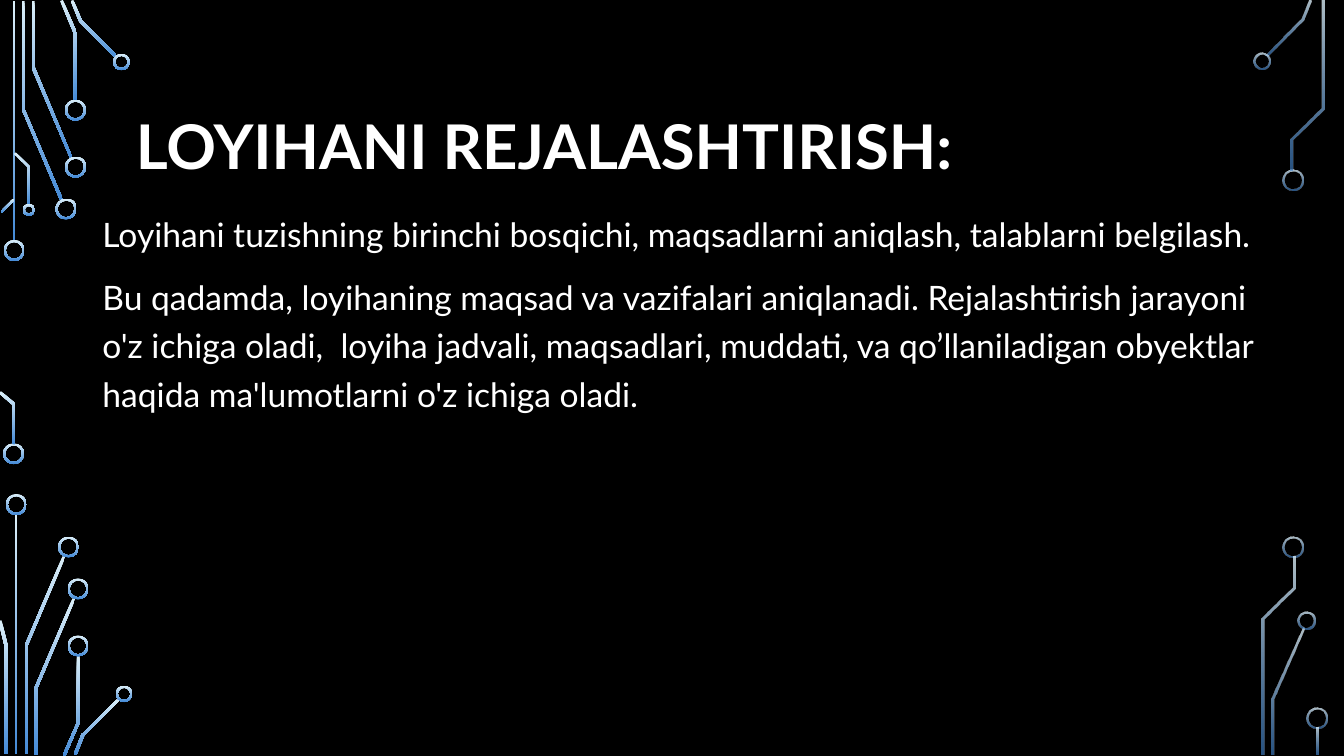
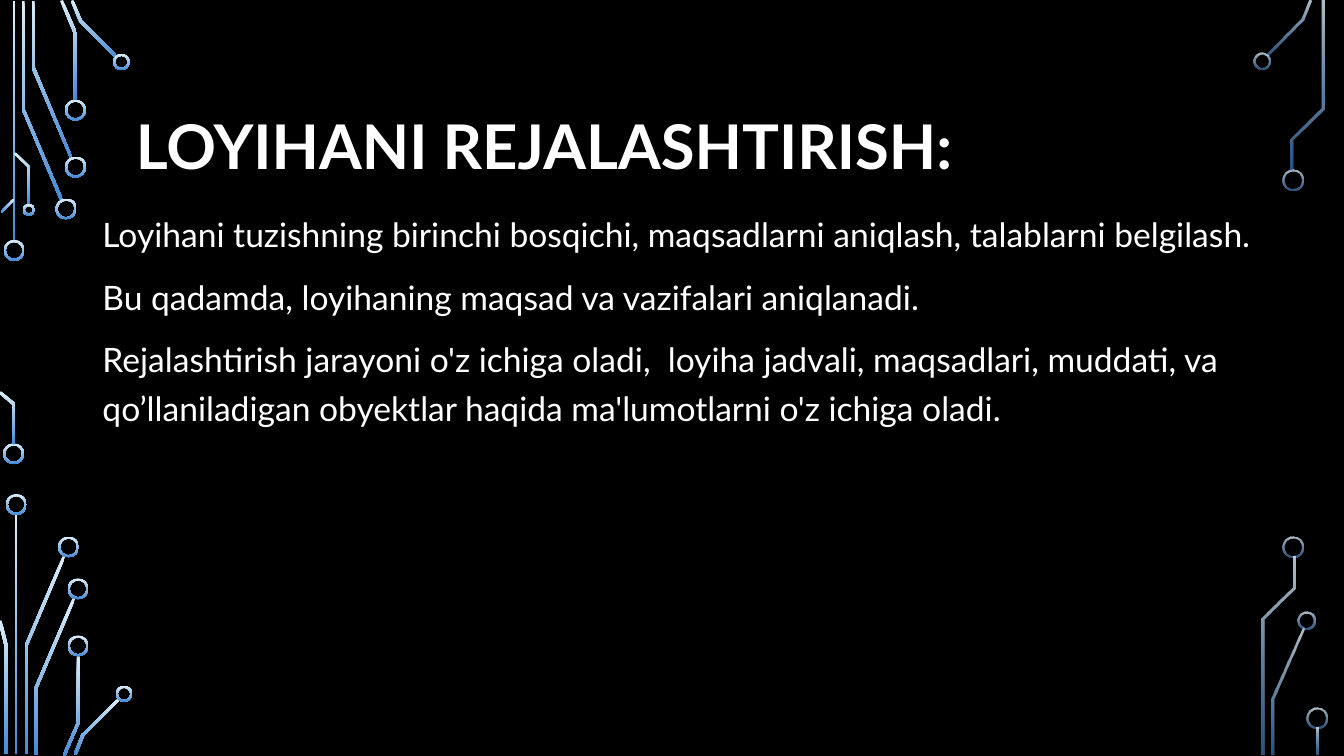
Before and after one commit to Baxtiyor-UZB/AI_proj, a slide deck: slide 7 of Presentation1.pptx. Drawn at 1344x756 pixels with LibreOffice and Linux fonts; fonts in the diff are those of the drawing; background and template pictures are left out. Boxes give left, top, right and bottom in pixels: in the first picture for what was removed or moved away, otherwise in the second. Text is boxed around its words. In the diff, an @@ line names an element or a change of style, - is before the commit and + after.

Commit message:
ok

```diff
--- a/Presentation1.pptx
+++ b/Presentation1.pptx
@@ text at bbox=[102, 285, 1218, 427]: text changed @@
-Bu qadamda, loyihaning maqsad va vazifalari aniqlanadi. Rejalashtirish jarayoni o'z ichiga oladi, loyiha jadvali, maqsadlari, muddati, va qo’llaniladigan obyektlar haqida ma'lumotlarni o'z ichiga oladi.
+Bu qadamda, loyihaning maqsad va vazifalari aniqlanadi.
+Rejalashtirish jarayoni o'z ichiga oladi, loyiha jadvali, maqsadlari, muddati, va qo’llaniladigan obyektlar haqida ma'lumotlarni o'z ichiga oladi.
```
Also in this commit, not shown: 3 other slides changed, 2 slides added, 2 slides removed.
